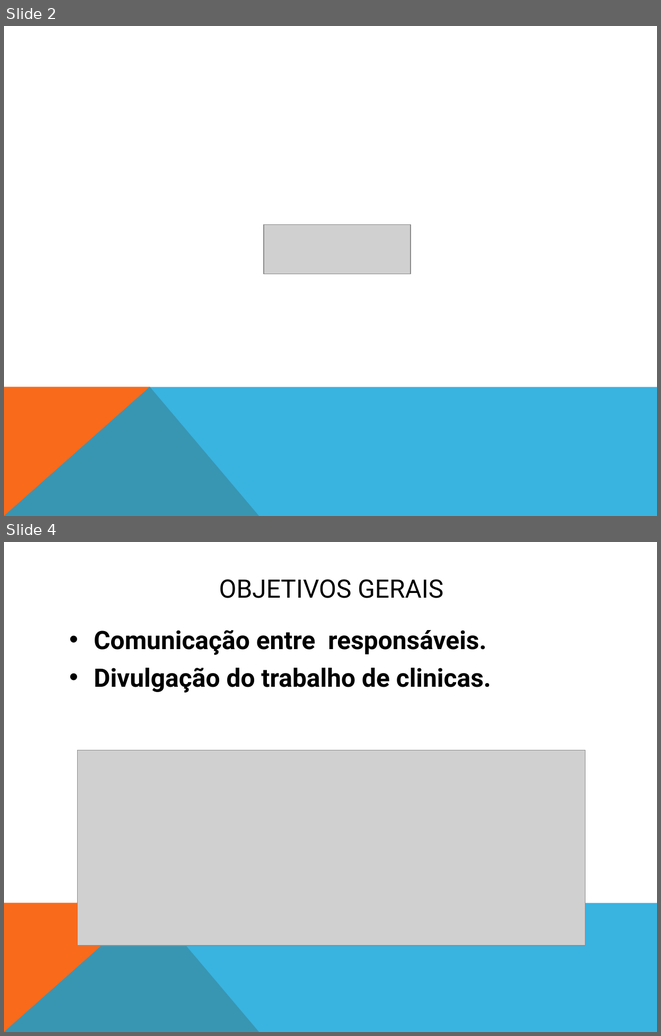
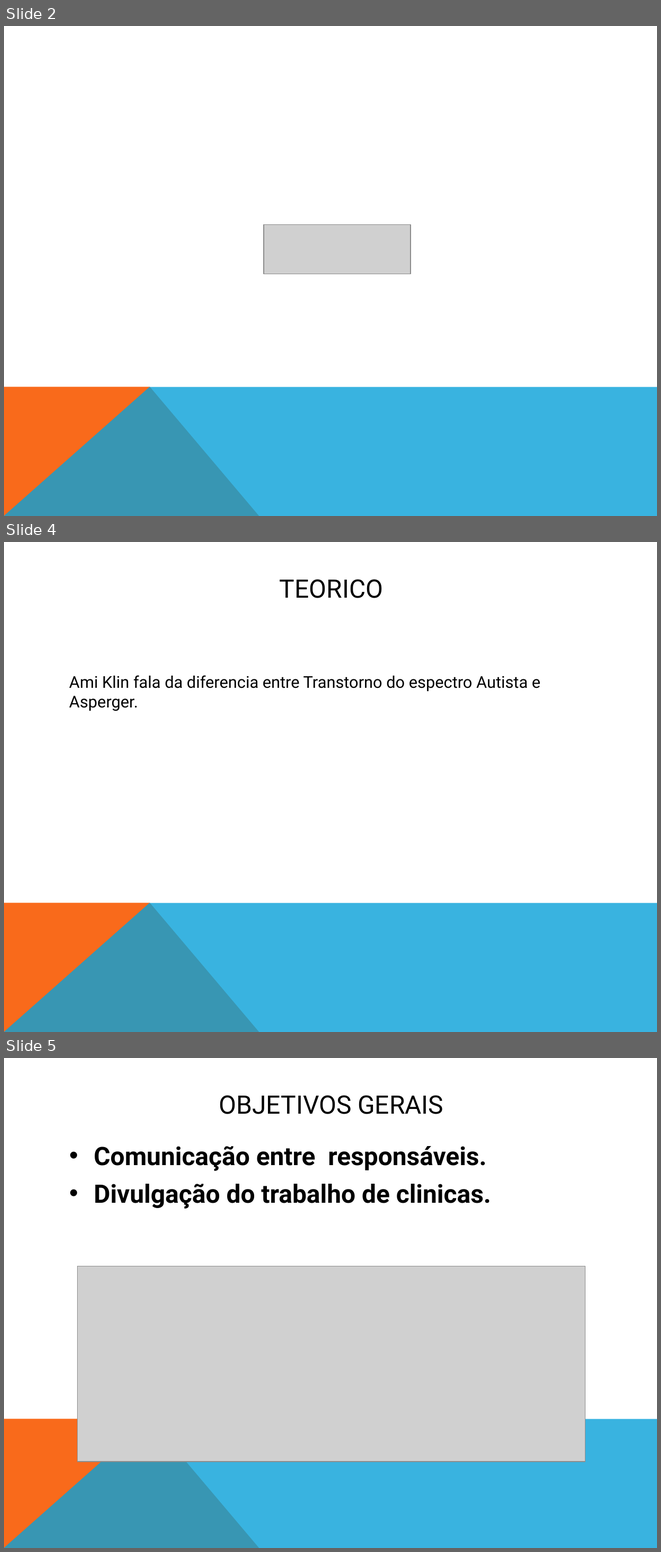
Before and after one commit to ArthurWypych/ticici, a slide deck: Universo Azul.pptx. Shown one above the other, each under a label of ours: slides 2 and 4 before the commit, slides 2, 4 and 5 after it; the slides between them are not shown. The pictures are 661x1036 and 661x1552 pixels, drawn with LibreOffice and Linux fonts; fonts in the diff are those of the drawing; grey boxes stand for pictures; background and template pictures are left out. Boxes give left, top, right and bottom in pixels: in the first picture for what was removed or moved away, otherwise in the second. Text is boxed around its words. In the diff, an @@ line names an element or a change of style, - is before the commit and + after.

```diff
--- a/Universo Azul.pptx
+++ b/Universo Azul.pptx
@@ slide 4 added at box(4, 542, 657, 1032), background #FFFFFF; not listed: 2 template elements that a slide beside it also shows @@
@@ title added at box(280, 579, 383, 598), 28 pt, text #000000 @@
+TEORICO
@@ text added at box(69, 675, 540, 691), 18 pt, text #000000 @@
+Ami Klin fala da diferencia entre Transtorno do espectro Autista e Asperger.
@@ what was slide 4 is now slide 5 @@
```
Also in this commit, not shown: 1 slide changed, 1 other file.
